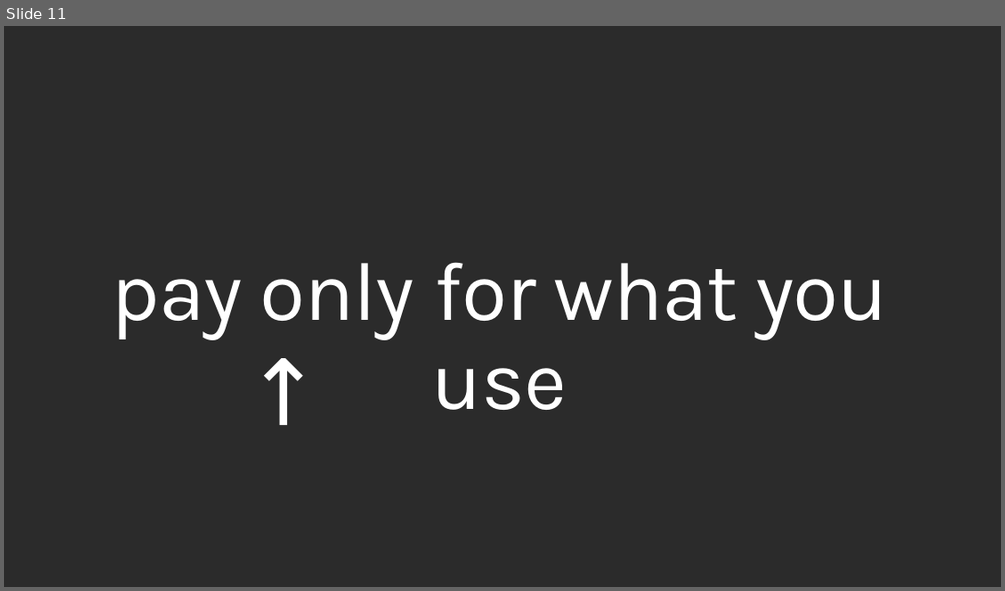
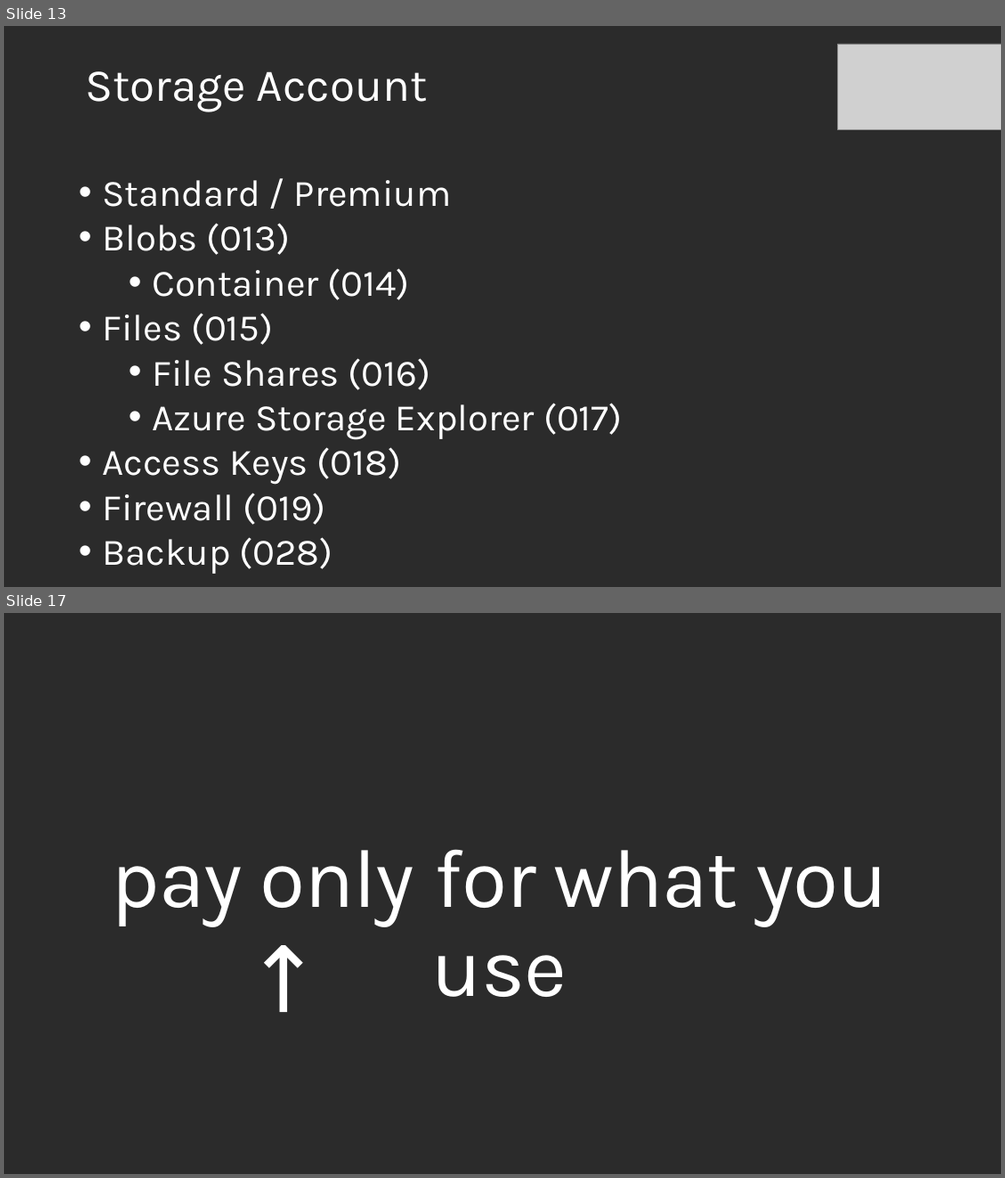
Before and after one commit to raslunardelli/AZURE-GABCWB2018, a slide deck: GAB TEMPLATE 2018_v3.pptx. Shown one above the other, each under a label of ours: slide 11 before the commit, slides 13 and 17 after it; the slides between them are not shown. The pictures are 1005x591 and 1005x1178 pixels, drawn with LibreOffice and Linux fonts; fonts in the diff are those of the drawing; grey boxes stand for pictures; background and template pictures are left out; a plain dark background stands for a picture behind light text. Boxes give left, top, right and bottom in pixels: in the first picture for what was removed or moved away, otherwise in the second. Text is boxed around its words. In the diff, an @@ line names an element or a change of style, - is before the commit and + after.

```diff
--- a/GAB TEMPLATE 2018_v3.pptx
+++ b/GAB TEMPLATE 2018_v3.pptx
@@ slide 13 added at [4,26,1001,587], background picture (left out) @@
@@ picture added at [838,44,1001,130] @@
@@ text added at [85,71,428,112], 44 pt, text #FFFFFF @@
+Storage Account
@@ text added at [102,180,622,573], 36 pt, text #FFFFFF @@
+• Standard / Premium
+• Blobs (013)
+  • Container (014)
+• Files (015)
+  • File Shares (016)
+  • Azure Storage Explorer (017)
+• Access Keys (018)
+• Firewall (019)
+• Backup (028)
@@ what was slide 11 is now slide 17 @@
```
Also in this commit, not shown: 1 slide changed, 6 other slides added, 1 slide removed, 32 other files.
